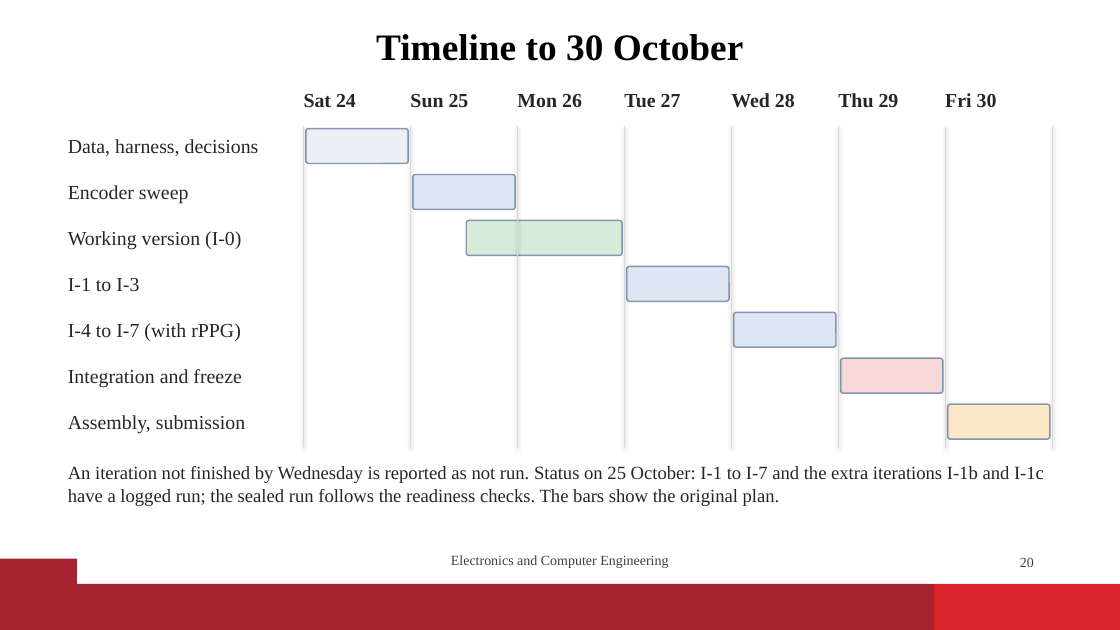
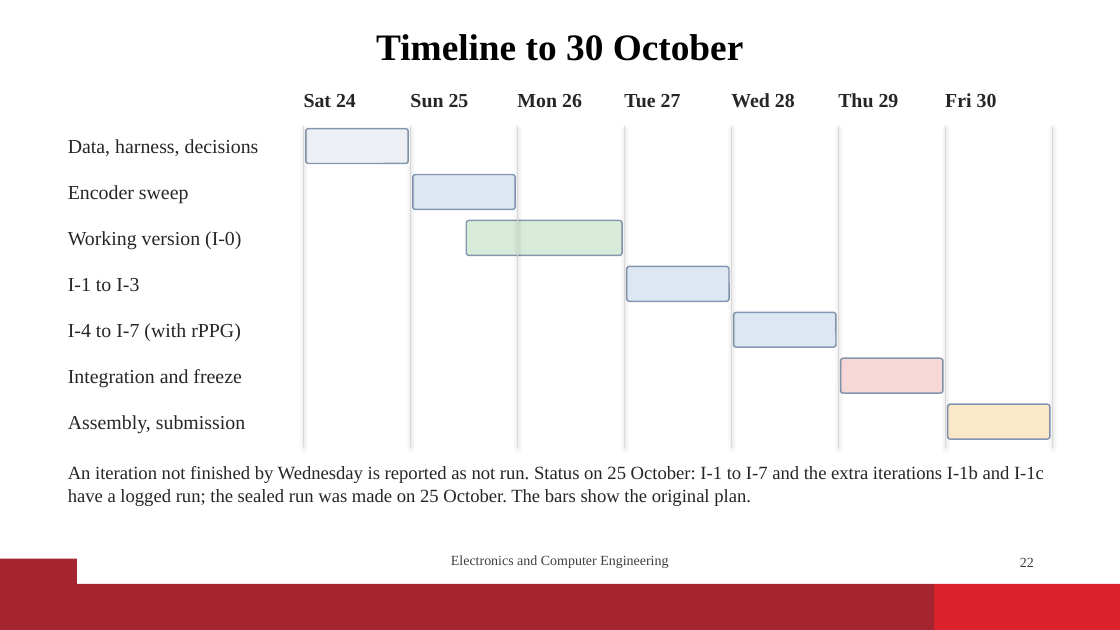
Before and after one commit to vaibhavshiroorkar/deepfake-detection, a slide deck: slide 22 of slides/DeepFake_Detection_Presentation.pptx (slide 20 before the commit). Drawn at 1120x630 pixels with LibreOffice and Linux fonts; fonts in the diff are those of the drawing; background and template pictures are left out. Boxes give left, top, right and bottom in pixels: in the first picture for what was removed or moved away, otherwise in the second. Text is boxed around its words. In the diff, an @@ line names an element or a change of style, - is before the commit and + after.

Commit message:
paper,report,slides: sealed results (T1 to T3, staircase, LAV-DF), pending cells filled; ladder figure I-8 row

```diff
--- a/slides/DeepFake_Detection_Presentation.pptx
+++ b/slides/DeepFake_Detection_Presentation.pptx
@@ text at box(68, 466, 1044, 506): text changed @@
-An iteration not finished by Wednesday is reported as not run. Status on 25 October: I-1 to I-7 and the extra iterations I-1b and I-1c have a logged run; the sealed run follows the readiness checks. The bars show the original plan.
+An iteration not finished by Wednesday is reported as not run. Status on 25 October: I-1 to I-7 and the extra iterations I-1b and I-1c have a logged run; the sealed run was made on 25 October. The bars show the original plan.
@@ page number at box(1020, 557, 1034, 567): text changed @@
-20
+22
```
Also in this commit, not shown: 13 other slides changed, 3 slides added, 17 other files.
